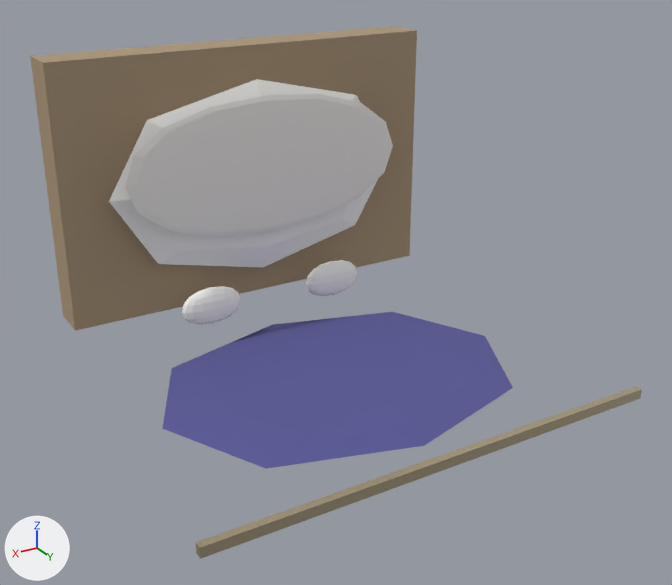
What one commit did to the glTF model ev_engine/assets/bed.glb.
Both versions are drawn from a 50 mm lens placed at (3.45, 7.51, 2.26), pointed at (0.05, 1.83, -0.58). The lights are fixed; the arrows at lower left show +X, +Y and +Z. The picture after the commit comes second. Vertices at exactly the same position are counted once.

The older version as bpy lines, for what is in view:
```python
me_cube_017 = bpy.data.meshes.new('Cube.017')
me_cube_017.from_pydata(...)  # 362 vertices, 696 faces; spans x -1.85..1.85, y 0.0..3.28, z -1.4..1.1
# faces by material slot: [12, 432, 192, 48, 12]
me_cube_017.materials.append(mat_bwood)  # beige #ac9678
me_cube_017.materials.append(mat_bfabric)  # white #fbf9f6
me_cube_017.materials.append(mat_bcream)  # white #edeae5
me_cube_017.materials.append(mat_bvelvet)  # blue #585898
me_cube_017.materials.append(mat_bbrass)  # beige #ddcead
ob_bed = bpy.data.objects.new('Bed', me_cube_017)
ob_bed.location = (0.0, 0.0, 0.0)
```
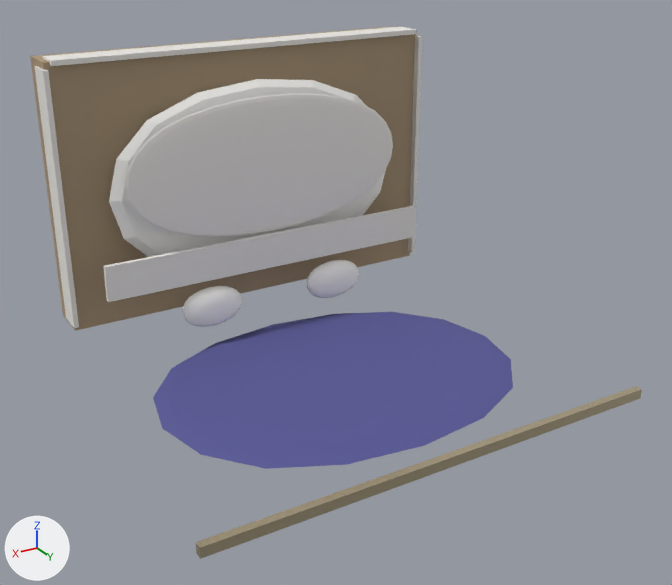
Patch to the scene script:
```diff
--- a/ev_engine/assets/bed.glb.py
+++ b/ev_engine/assets/bed.glb.py
@@ mat_ev_fabriccream @@
+mat_ev_fabriccream = principled_material('EV_FabricCream')
+mat_ev_fabriccream.base_color = (0.843, 0.824, 0.784)  # white #edeae5
+mat_ev_fabriccream.roughness = 0.85
@@ me_cube_017 @@
 # used by ob_bed; location = (0.0, 0.0, 0.0)
-me_cube_017.from_pydata(...)  # 362 vertices, 696 faces; spans x -1.85..1.85, y 0.0..3.28, z -1.4..1.1
+me_cube_017.from_pydata(...)  # 1450 vertices, 2840 faces; spans x -1.85..1.85, y 0.0..3.28, z -1.4..1.12
+# me_cube_017 part 1: a new loose piece, a box spanning x -1.5..1.5, y 0.68..0.72, z -0.75..-0.45, in mat_ev_fabriccream (white #edeae5)
+# me_cube_017 part 2: a new loose piece, a box spanning x -1.72..-1.68, y 0.18..0.42, z -1.05..1.05, in mat_ev_fabriccream (white #edeae5)
+# me_cube_017 part 3: a new loose piece, a box spanning x 1.68..1.72, y 0.18..0.42, z -1.05..1.05, in mat_ev_fabriccream (white #edeae5)
+# me_cube_017 part 4: a new loose piece, a box spanning x -1.65..1.65, y 0.18..0.42, z 1.08..1.12, in mat_ev_fabriccream (white #edeae5)
+# me_cube_017 part 5: 10 vertices moved within x -0.91..0.91, y 0.63..0.69, z -0.28..0.58; 192 vertices removed from x -0.85..0.85, y 0.6..0.76, z -1.16..0.5; 1200 vertices added at x -1.41..1.41, y 0.37..2.89, z -1.4..0.78
+# other edits to the shape of me_cube_017 do not show in these pictures
 me_cube_017.materials.append(mat_bwood)
 me_cube_017.materials.append(mat_bfabric)
-me_cube_017.materials.append(mat_bcream)  # white #edeae5
 me_cube_017.materials.append(mat_bvelvet)
 me_cube_017.materials.append(mat_bbrass)
+me_cube_017.materials.append(mat_ev_fabriccream)  # white #edeae5
```

Where the change shows, as pixel boxes (x1, y1, x2, y2) in the pictures (672 x 585 px):
part 1 of me_cube_017, added
    after: (103, 206, 416, 302)
part 2 of me_cube_017, added
    after: (408, 36, 422, 253)
part 3 of me_cube_017, added
    after: (34, 66, 79, 328)
part 4 of me_cube_017, added
    after: (43, 27, 416, 66)
part 5 of me_cube_017, built on
    before: (136, 99, 386, 325)
    after: (109, 79, 513, 469)
